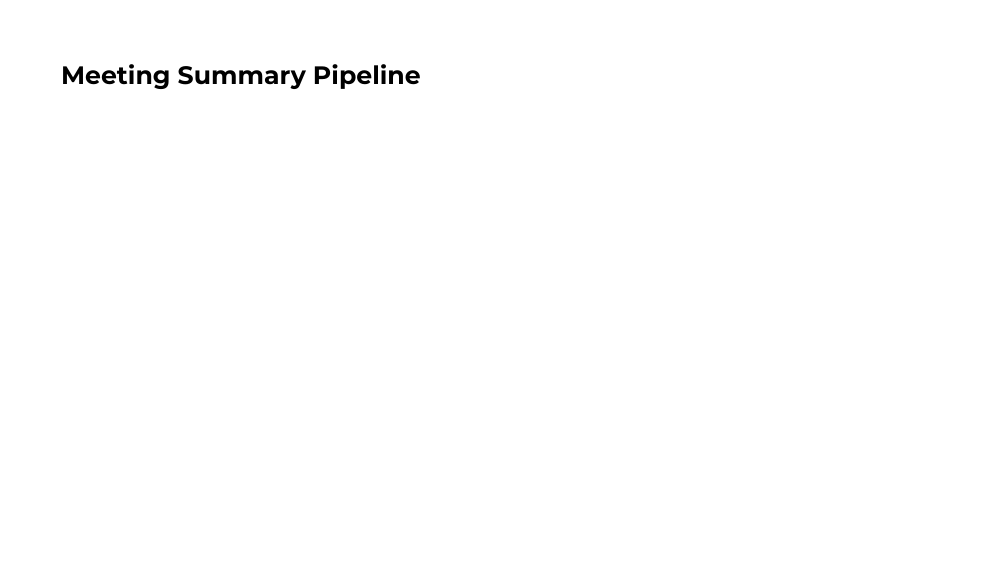
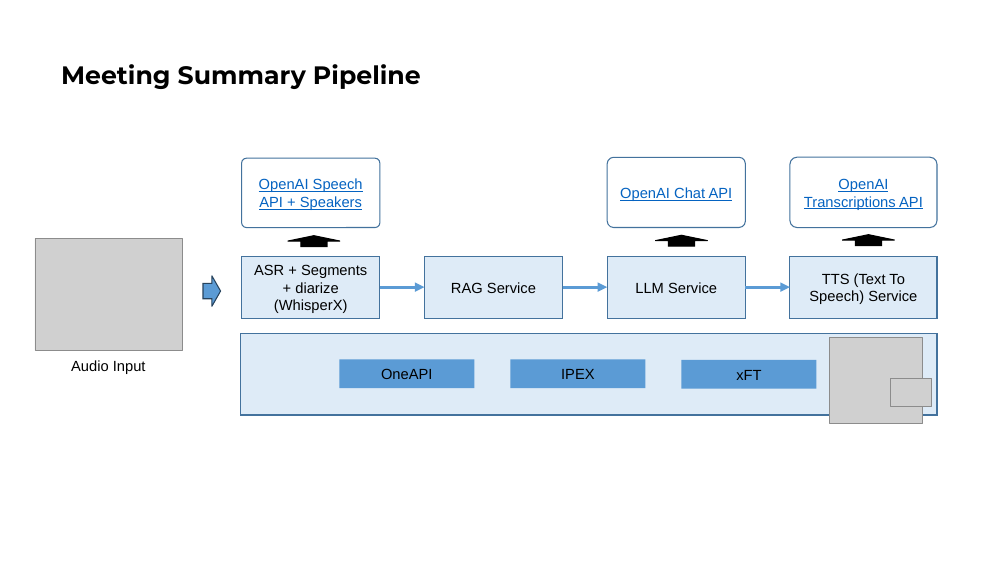
Before and after one commit to kenplusplus/enterprise-ai, a slide deck: slide 3 of docs/enterprise_ai.pptx. Drawn at 1008x567 pixels with LibreOffice and Linux fonts; fonts in the diff are those of the drawing; grey boxes stand for pictures. Boxes give left, top, right and bottom in pixels: in the first picture for what was removed or moved away, otherwise in the second. Text is boxed around its words. In the diff, an @@ line names an element or a change of style, - is before the commit and + after.

```diff
--- a/docs/enterprise_ai.pptx
+++ b/docs/enterprise_ai.pptx
@@ rounded rectangle added at (x1=242, y1=158, x2=380, y2=228), outline #43739E 1 pt, 14 pt, text #0563C1, underline @@
+OpenAI Speech API + Speakers
@@ rounded rectangle added at (x1=607, y1=157, x2=746, y2=228), outline #43739E 1 pt, 14 pt, text #0563C1, underline @@
+OpenAI Chat API
@@ rounded rectangle added at (x1=790, y1=157, x2=938, y2=228), outline #43739E 1 pt, 14 pt, text #0563C1, underline @@
+OpenAI Transcriptions API
@@ picture added at (x1=35, y1=239, x2=182, y2=351) @@
@@ up arrow added at (x1=288, y1=236, x2=340, y2=247), fill #000000, outline #000000 1 pt @@
@@ up arrow added at (x1=656, y1=235, x2=708, y2=246), fill #000000, outline #000000 1 pt @@
@@ up arrow added at (x1=842, y1=234, x2=895, y2=245), fill #000000, outline #000000 1 pt @@
@@ rectangle added at (x1=242, y1=256, x2=380, y2=318), fill #DEEBF7, outline #43739E 1 pt, 14 pt, text #000000 @@
+ASR + Segments + diarize
+(WhisperX)
@@ rectangle added at (x1=424, y1=256, x2=563, y2=318), fill #DEEBF7, outline #43739E 1 pt, 14 pt, text #000000 @@
+RAG Service
@@ rectangle added at (x1=607, y1=256, x2=746, y2=318), fill #DEEBF7, outline #43739E 1 pt, 14 pt, text #000000 @@
+LLM Service
@@ rectangle added at (x1=790, y1=256, x2=938, y2=318), fill #DEEBF7, outline #43739E 1 pt, 14 pt, text #000000 @@
+TTS (Text To Speech) Service
@@ right arrow added at (x1=203, y1=276, x2=221, y2=307), fill #5B9BD5, outline #28445D 1 pt @@
@@ arrow added from (380, 287) to (424, 287), #5B9BD5 3 pt @@
@@ arrow added from (563, 287) to (607, 287), #5B9BD5 3 pt @@
@@ arrow added from (746, 287) to (790, 287), #5B9BD5 3 pt @@
@@ rectangle added at (x1=240, y1=333, x2=937, y2=415), fill #DEEBF7, outline #43739E 1 pt @@
@@ rectangle added at (x1=340, y1=359, x2=475, y2=388), fill #5B9BD5, 14 pt, text #000000 @@
+OneAPI
@@ rectangle added at (x1=510, y1=359, x2=646, y2=388), fill #5B9BD5, 14 pt, text #000000 @@
+IPEX
@@ picture added at (x1=830, y1=338, x2=923, y2=423) @@
@@ text added at (x1=71, y1=360, x2=146, y2=374), 14 pt, text #000000 @@
+Audio Input
@@ rectangle added at (x1=681, y1=360, x2=817, y2=389), fill #5B9BD5, 14 pt, text #000000 @@
+xFT
@@ picture added at (x1=891, y1=378, x2=932, y2=406) @@
```
Also in this commit, not shown: 1 other slide changed, 4 other files.
